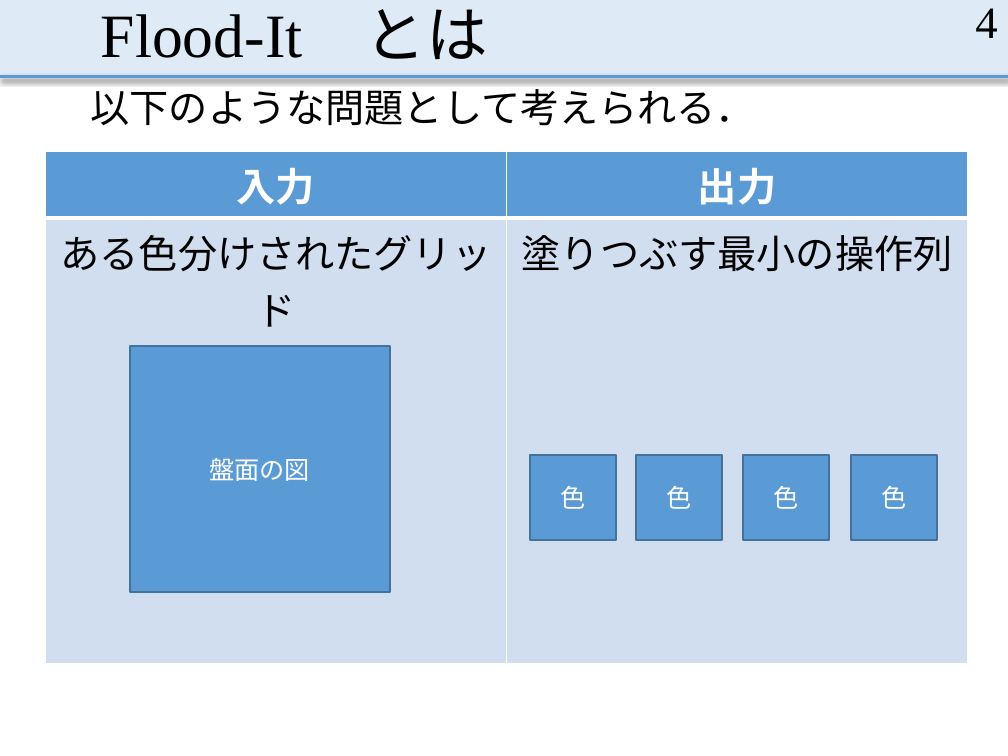
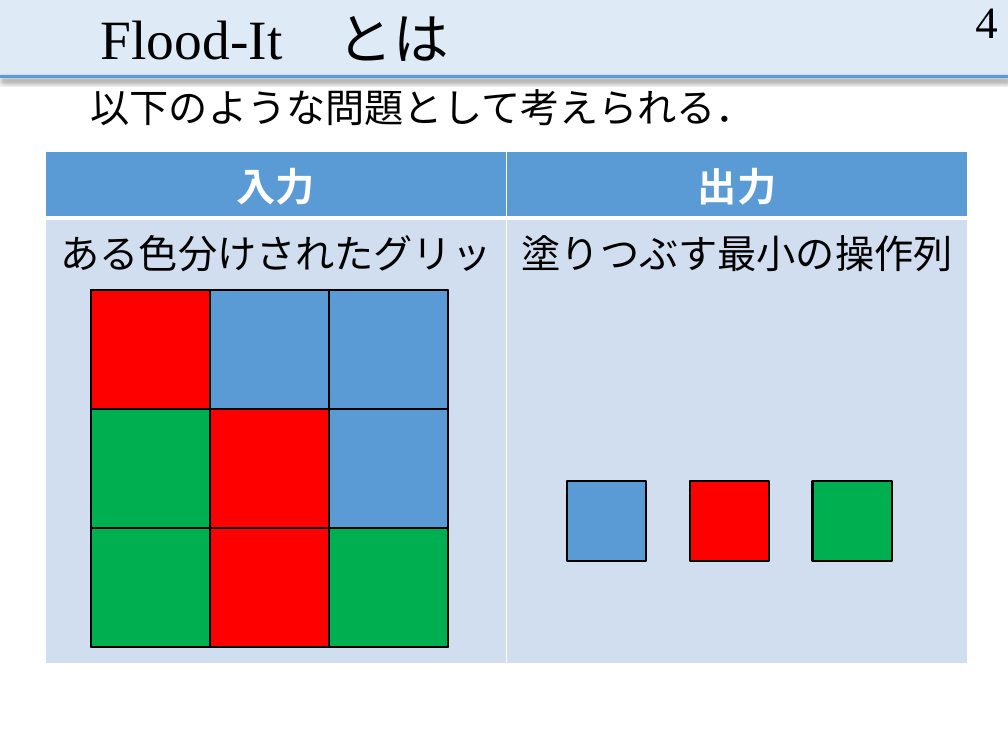
Before and after one commit to MasayaOda/SR, a slide deck: slide 4 of 中間発表.pptx. Drawn at 1008x756 pixels with LibreOffice and Linux fonts; fonts in the diff are those of the drawing. Boxes give left, top, right and bottom in pixels: in the first picture for what was removed or moved away, otherwise in the second. Text is boxed around its words. In the diff, an @@ line names an element or a change of style, - is before the commit and + after.

```diff
--- a/中間発表.pptx
+++ b/中間発表.pptx
@@ title "Flood-It とは" at <box>101,16,449,61</box>: size 44 to 39.6 pt @@
@@ rectangle added at <box>91,290,448,647</box>, fill #5B9BD5, outline #000000 1.5 pt, 18 pt, text #FFFFFF @@
+図とアニメーション
@@ rectangle added at <box>91,290,210,409</box>, fill #FF0000, outline #000000 1.5 pt @@
@@ rectangle added at <box>210,290,329,409</box>, fill #5B9BD5, outline #000000 1.5 pt @@
@@ rectangle added at <box>329,290,448,409</box>, fill #5B9BD5, outline #000000 1.5 pt @@
@@ rectangle removed at <box>130,346,390,593</box> @@
-盤面の図
@@ rectangle added at <box>91,409,210,528</box>, fill #00B050, outline #000000 1.5 pt @@
@@ rectangle added at <box>210,409,329,528</box>, fill #FF0000, outline #000000 1.5 pt @@
@@ rectangle added at <box>329,409,448,528</box>, fill #5B9BD5, outline #000000 1.5 pt @@
@@ rectangle removed at <box>530,455,616,540</box> @@
-色
@@ rectangle removed at <box>636,455,722,540</box> @@
-色
@@ rectangle removed at <box>743,455,829,540</box> @@
-色
@@ rectangle removed at <box>851,455,936,540</box> @@
-色
@@ rectangle added at <box>566,481,646,560</box>, fill #5B9BD5, outline #000000 1.5 pt @@
@@ rectangle added at <box>689,481,769,560</box>, fill #FF0000, outline #000000 1.5 pt @@
@@ rectangle added at <box>812,481,892,560</box>, fill #00B050, outline #000000 1.5 pt @@
@@ rectangle added at <box>91,528,210,647</box>, fill #00B050, outline #000000 1.5 pt @@
@@ rectangle added at <box>210,528,329,647</box>, fill #FF0000, outline #000000 1.5 pt @@
@@ rectangle added at <box>329,528,448,647</box>, fill #00B050, outline #000000 1.5 pt @@
```
Also in this commit, not shown: 12 other slides changed, 4 slides added.
